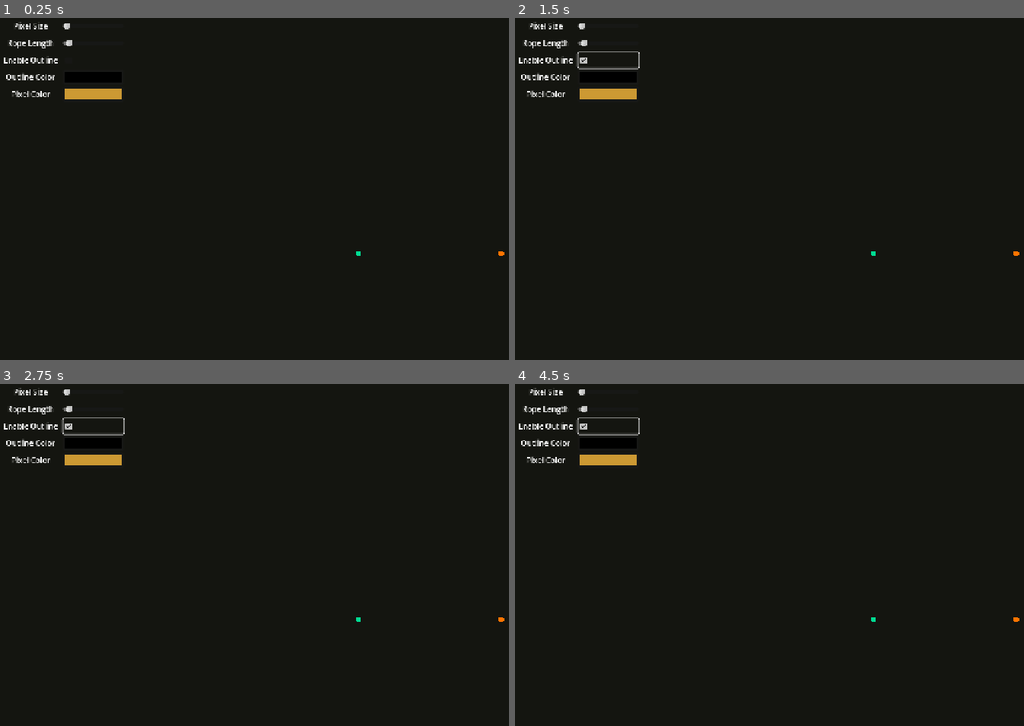
Above: before the commit, frames 1-4 (two rows, left to right).
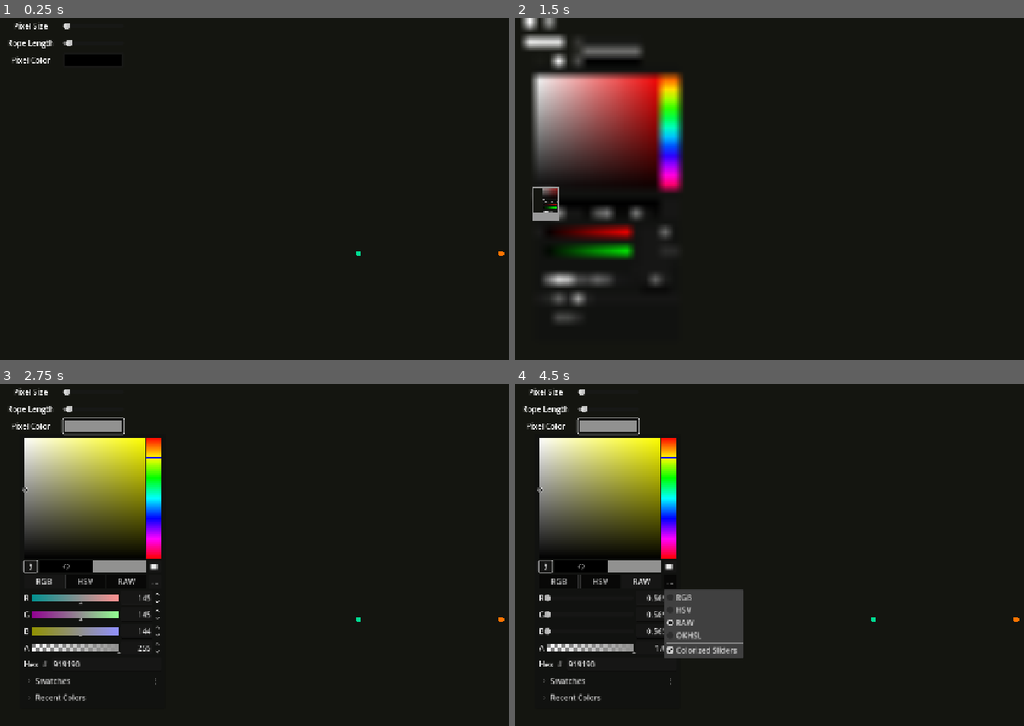
Above: after the commit, the same moments.

Repository: Lost-Rabbit-Digital/pixelated_rope_simulation
Game: Godot game, scene res://demo_scene.tscn
Two runs of this game, one before a commit and one after it. Both use one fixed random seed, a clock stepped at 60 frames per second and the inputs below.
Inputs (mouse positions are in pixels of both pictures, inside the frame that each line leads up to):
- Up to frame 1 (0.25 s): no input
- Up to frame 2 (1.5 s): click (606, 59) at 0.52 s; click (545, 199) at 1.27 s
- Up to frame 3 (2.75 s): click (45, 582) at 2 s, where only the run after the commit has a clickable "RGB"
- Up to frame 4 (4.5 s): click (601, 582) at 2.75 s, where only the run after the commit has a clickable "HSV"; click (642, 582) at 3.5 s, where only the run after the commit has a clickable "RAW"; click (667, 582) at 4.25 s, where only the run after the commit has a clickable "..."

The runs differ from the first frame. In frame 1, 0.7% of the frame differs, in the area x 0-24%, y 11-24%; in frame 2, 13%; in frame 3, 11%; in frame 4, 13%, in the area x 0-45%, y 10-93%.

Commit message:
Removed outline functionality, didn't want it

Diff:
--- a/godot_project/demo_scene.gd
+++ b/godot_project/demo_scene.gd
@@ -6,9 +6,7 @@
 # UI References
 @onready var pixel_size_slider = %PixelSizeSlider
 @onready var pixel_segment_slider = %PixelSegmentSlider
-@onready var outline_checkbox = %OutlineCheckbox
-@onready var outline_color_picker = %PixelColorPicker
-@onready var pixel_color_picker = %OutlineColorPicker
+@onready var pixel_color_picker = %PixelColorPicker
 
 # Rope properties
 @onready var rope_color: Color = rope.rope_color
@@ -28,7 +26,6 @@
 	print("Main scene: Setting up rope")
 
 	# Apply initial properties to rope
-	outline_color_picker.color = rope.rope_color
 	pixel_segment_slider.value = segment_length
 
 	# Get references to start and end nodes from the rope
@@ -117,22 +114,6 @@
 		# Initialize with current value
 		_on_pixel_segment_slider_value_changed(pixel_segment_slider.value)
 
-	# Connect outline checkbox
-	if outline_checkbox:
-		if outline_checkbox.is_connected("toggled", _on_outline_checkbox_toggled):
-			outline_checkbox.disconnect("toggled", _on_outline_checkbox_toggled)
-		outline_checkbox.toggled.connect(_on_outline_checkbox_toggled)
-		# Initialize with current state
-		_on_outline_checkbox_toggled(outline_checkbox.button_pressed)
-
-	# Connect outline color picker
-	if outline_color_picker:
-		if outline_color_picker.is_connected("color_changed", _on_outline_color_picker_color_changed):
-			outline_color_picker.disconnect("color_changed", _on_outline_color_picker_color_changed)
-		outline_color_picker.color_changed.connect(_on_outline_color_picker_color_changed)
-		# Initialize with current color
-		_on_outline_color_picker_color_changed(outline_color_picker.color)
-
 	# Connect pixel color picker
 	if pixel_color_picker:
 		if pixel_color_picker.is_connected("color_changed", _on_pixel_color_picker_color_changed):
@@ -148,11 +129,5 @@
 func _on_pixel_segment_slider_value_changed(value: float) -> void:
 	rope.segment_length = int(value)
 
-func _on_outline_checkbox_toggled(toggled_on: bool) -> void:
-	rope.use_outline = toggled_on
-
-func _on_outline_color_picker_color_changed(color: Color) -> void:
-	rope.outline_color = color
-
 func _on_pixel_color_picker_color_changed(color: Color) -> void:
 	rope.rope_color = color
--- a/godot_project/demo_scene.tscn
+++ b/godot_project/demo_scene.tscn
@@ -60,42 +60,6 @@
 size_flags_horizontal = 3
 size_flags_vertical = 1
 
-[node name="HBoxContainer3" type="HBoxContainer" parent="Menu/VBoxContainer"]
-layout_mode = 2
-
-[node name="RichTextLabel" type="RichTextLabel" parent="Menu/VBoxContainer/HBoxContainer3"]
-custom_minimum_size = Vector2(128, 32)
-layout_mode = 2
-size_flags_horizontal = 2
-text = "Enable Outline"
-fit_content = true
-horizontal_alignment = 1
-vertical_alignment = 1
-
-[node name="OutlineCheckbox" type="CheckBox" parent="Menu/VBoxContainer/HBoxContainer3"]
-unique_name_in_owner = true
-custom_minimum_size = Vector2(128, 32)
-layout_mode = 2
-size_flags_horizontal = 3
-
-[node name="HBoxContainer4" type="HBoxContainer" parent="Menu/VBoxContainer"]
-layout_mode = 2
-
-[node name="RichTextLabel" type="RichTextLabel" parent="Menu/VBoxContainer/HBoxContainer4"]
-custom_minimum_size = Vector2(128, 32)
-layout_mode = 2
-size_flags_horizontal = 2
-text = "Outline Color"
-fit_content = true
-horizontal_alignment = 1
-vertical_alignment = 1
-
-[node name="OutlineColorPicker" type="ColorPickerButton" parent="Menu/VBoxContainer/HBoxContainer4"]
-unique_name_in_owner = true
-custom_minimum_size = Vector2(128, 32)
-layout_mode = 2
-size_flags_horizontal = 3
-
 [node name="HBoxContainer5" type="HBoxContainer" parent="Menu/VBoxContainer"]
 layout_mode = 2
 
@@ -123,6 +87,4 @@
 
 [connection signal="value_changed" from="Menu/VBoxContainer/HBoxContainer/PixelSizeSlider" to="." method="_on_pixel_size_slider_value_changed"]
 [connection signal="value_changed" from="Menu/VBoxContainer/HBoxContainer2/PixelSegmentSlider" to="." method="_on_pixel_segment_slider_value_changed"]
-[connection signal="toggled" from="Menu/VBoxContainer/HBoxContainer3/OutlineCheckbox" to="." method="_on_outline_checkbox_toggled"]
-[connection signal="color_changed" from="Menu/VBoxContainer/HBoxContainer4/OutlineColorPicker" to="." method="_on_outline_color_picker_color_changed"]
 [connection signal="color_changed" from="Menu/VBoxContainer/HBoxContainer5/PixelColorPicker" to="." method="_on_pixel_color_picker_color_changed"]
--- a/godot_project/pixelated_rope/pixel_rope.gd
+++ b/godot_project/pixelated_rope/pixel_rope.gd
@@ -16,13 +16,10 @@
 @export var segment_count: int = 20
 @export var segment_length: float = 5.0
 @export var rope_color: Color = Color(0.8, 0.6, 0.2)
-@export var outline_color: Color = Color(0.1, 0.1, 0.1)
-@export var use_outline: bool = true
 
 @export_group("Pixelation Properties")
 @export var pixel_size: int = 4
 @export var pixel_spacing: int = 0
-@export_enum("Square", "Circle", "Diamond") var pixel_shape: int = 0
 
 @export_group("Physics Properties")
 @export var gravity: Vector2 = Vector2(0, 980)
@@ -283,12 +280,8 @@
 
 	# Draw pixels
 	for point in points:
-		# Draw outline if enabled
-		if use_outline:
-			_draw_pixel_shape(point, pixel_size + 2, outline_color)
-
 		# Draw main pixel
-		_draw_pixel_shape(point, pixel_size, color)
+		_draw_pixel(point, pixel_size, color)
 
 # Implementation of Bresenham's line algorithm
 func _bresenham_line(from: Vector2, to: Vector2) -> Array[Vector2]:
@@ -333,21 +326,13 @@
 
 	return points
 
-# Draw a pixel in the specified shape
-func _draw_pixel_shape(pixel_position: Vector2, size: float, color: Color) -> void:
-	match pixel_shape:
-		0: # Square
-			draw_rect(Rect2(pixel_position - Vector2(size/2, size/2), Vector2(size, size)), color)
-		1: # Circle
-			draw_circle(pixel_position, size/2, color)
-		2: # Diamond
-			var points = PackedVector2Array([
-				pixel_position + Vector2(0, -size/2),
-				pixel_position + Vector2(size/2, 0),
-				pixel_position + Vector2(0, size/2),
-				pixel_position + Vector2(-size/2, 0)
-			])
-			draw_colored_polygon(points, color)
+# Draw a pixel in the specified position, size, and color
+func _draw_pixel(pixel_position: Vector2, size: float, color: Color) -> void:
+	# Draw a rectangle to mimick a pixel with the inputs:
+	# Position of the pixel,
+	# size of the pixel,
+	# and the color of the pixel
+	draw_rect(Rect2(pixel_position - Vector2(size/2, size/2), Vector2(size, size)), Color.RED)
 
 # Public methods
 func break_rope() -> void:
